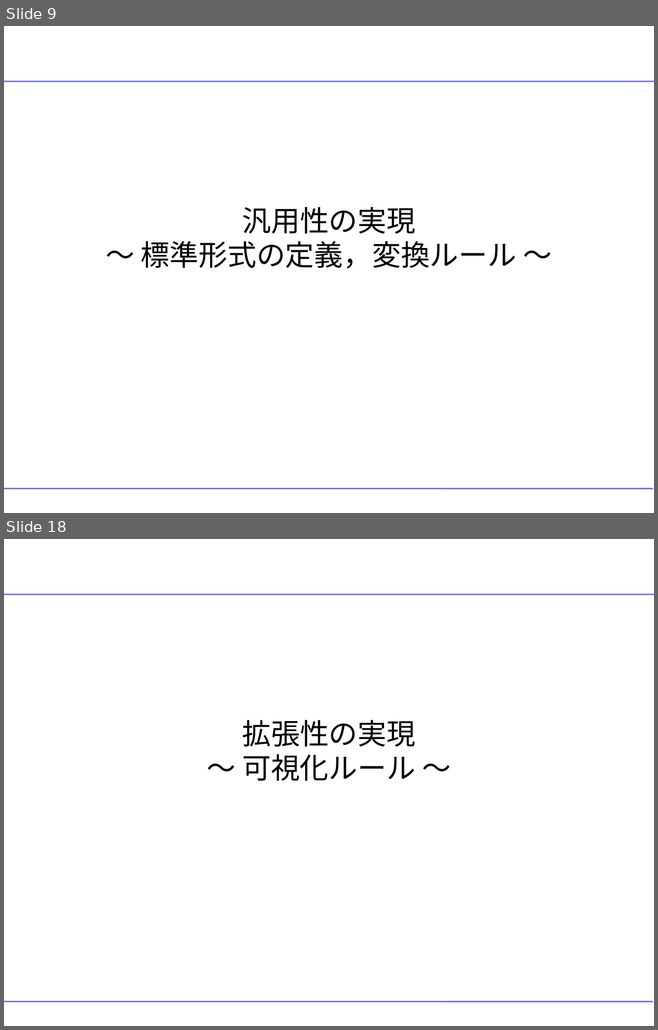
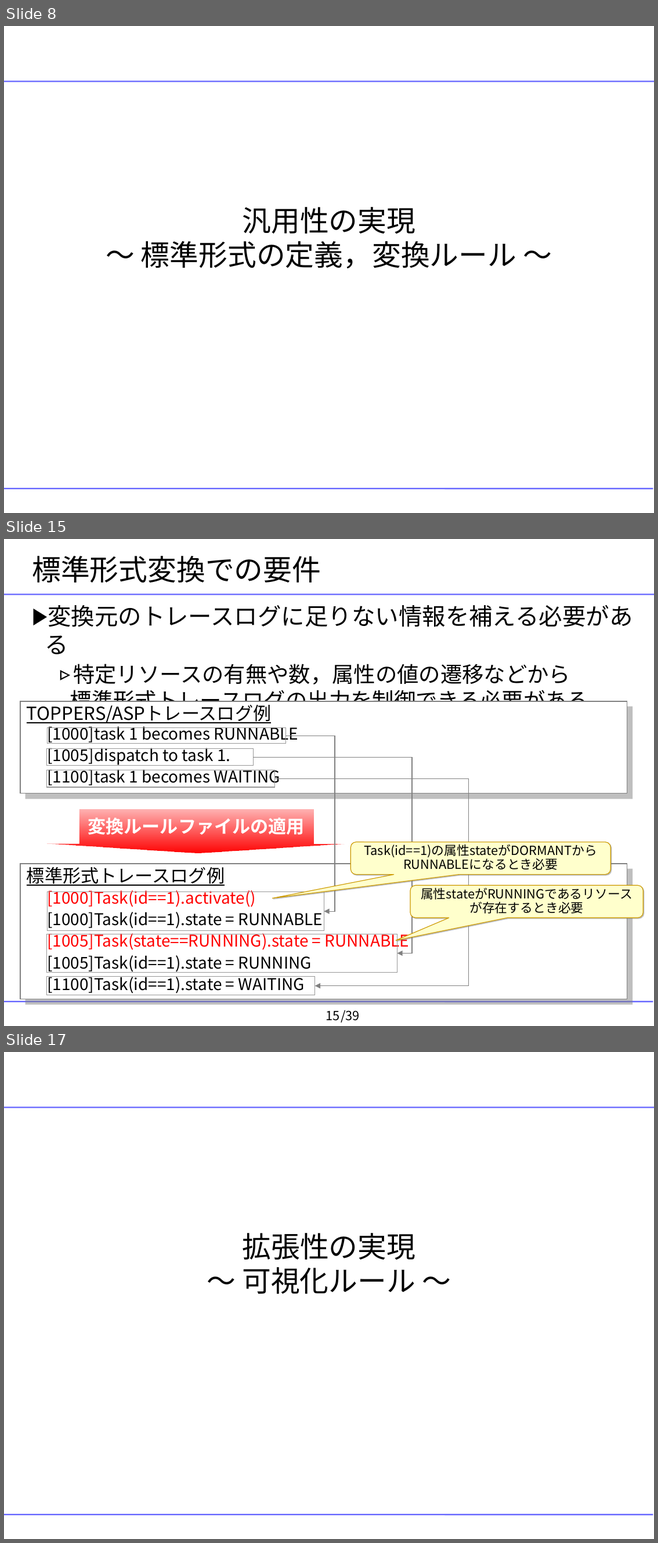
Before and after one commit to YixiaoLi/tlv4mc, a slide deck: doc/masterThesis/2008/goto/goto-thesis-slide.ppt. Shown one above the other, each under a label of ours: slides 9 and 18 before the commit, slides 8, 15 and 17 after it; the slides between them are not shown. The pictures are 658x1030 and 658x1543 pixels, drawn with LibreOffice and Linux fonts; fonts in the diff are those of the drawing; background and template pictures are left out. Boxes give left, top, right and bottom in pixels: in the first picture for what was removed or moved away, otherwise in the second. Text is boxed around its words. In the diff, an @@ line names an element or a change of style, - is before the commit and + after.

```diff
--- a/doc/masterThesis/2008/goto/goto-thesis-slide.ppt
+++ b/doc/masterThesis/2008/goto/goto-thesis-slide.ppt
@@ slide 15 added at bbox=[4, 539, 654, 1026], background #FFFFFF; not listed: 2 template elements that a slide beside it also shows @@
@@ title added at bbox=[32, 556, 321, 583], 32 pt, text #000000 @@
+標準形式変換での要件
@@ text added at bbox=[45, 605, 632, 714], 24 pt, text #000000 @@
+▶ 変換元のトレースログに足りない情報を補える必要がある
+  ▹ 特定リソースの有無や数，属性の値の遷移などから
+    標準形式トレースログの出力を制御できる必要がある
@@ rectangle added at bbox=[20, 701, 626, 794], fill #FFFFFF, outline #808080 0.74 pt, 20 pt, text #000000, underline @@
+TOPPERS/ASPトレースログ例
@@ text added at bbox=[47, 726, 299, 787], 18 pt, text #000000 @@
+[1000]task 1 becomes RUNNABLE
+[1005]dispatch to task 1.
+[1100]task 1 becomes WAITING
@@ rectangle added at bbox=[48, 727, 286, 744], outline #969696 0.74 pt @@
@@ elbow arrow added from (285, 736) to (324, 911), #808080 0.74 pt @@
@@ rectangle added at bbox=[47, 749, 253, 766], outline #969696 0.74 pt @@
@@ elbow arrow added from (253, 757) to (397, 954), #808080 0.74 pt @@
@@ rectangle added at bbox=[47, 770, 275, 787], outline #969696 0.74 pt @@
@@ elbow arrow added from (275, 779) to (314, 986), #808080 0.74 pt @@
@@ down arrow added at bbox=[48, 810, 345, 853], fill gradient #FF0000, 20 pt, text #FFFFFF, bold @@
+変換ルールファイルの適用
@@ rounded speech box added at bbox=[350, 842, 610, 875], fill #FFFFCC, outline #CC9900 0.74 pt, 14 pt, text #000000 @@
+Task(id==1)の属性stateがDORMANTからRUNNABLEになるとき必要
@@ rectangle added at bbox=[20, 864, 626, 999], fill #FFFFFF, outline #808080 0.74 pt, 20 pt, text #000000, underline @@
+標準形式トレースログ例
@@ rounded speech box added at bbox=[410, 885, 643, 918], fill #FFFFCC, outline #CC9900 0.74 pt, 14 pt, text #000000 @@
+属性stateがRUNNINGであるリソースが存在するとき必要
@@ text added at bbox=[47, 890, 409, 994], 18 pt, text #000000 @@
+[1000]Task(id==1).activate()
+[1000]Task(id==1).state = RUNNABLE
+[1005]Task(state==RUNNING).state = RUNNABLE
+[1005]Task(id==1).state = RUNNING
+[1100]Task(id==1).state = WAITING
@@ rectangle added at bbox=[48, 892, 324, 931], outline #969696 0.74 pt @@
@@ rectangle added at bbox=[47, 934, 397, 972], outline #969696 0.74 pt @@
@@ rectangle added at bbox=[47, 977, 315, 995], outline #969696 0.74 pt @@
@@ page number added at bbox=[325, 1011, 339, 1021], 14 pt, text #000000 @@
+15
@@ text added at bbox=[340, 1010, 360, 1023], 14 pt, text #000000 @@
+/39
@@ what was slide 9 is now slide 8 @@
@@ what was slide 18 is now slide 17 @@
```
Also in this commit, not shown: 33 slides changed, 4 other slides added, 3 slides removed, 3 other files.
